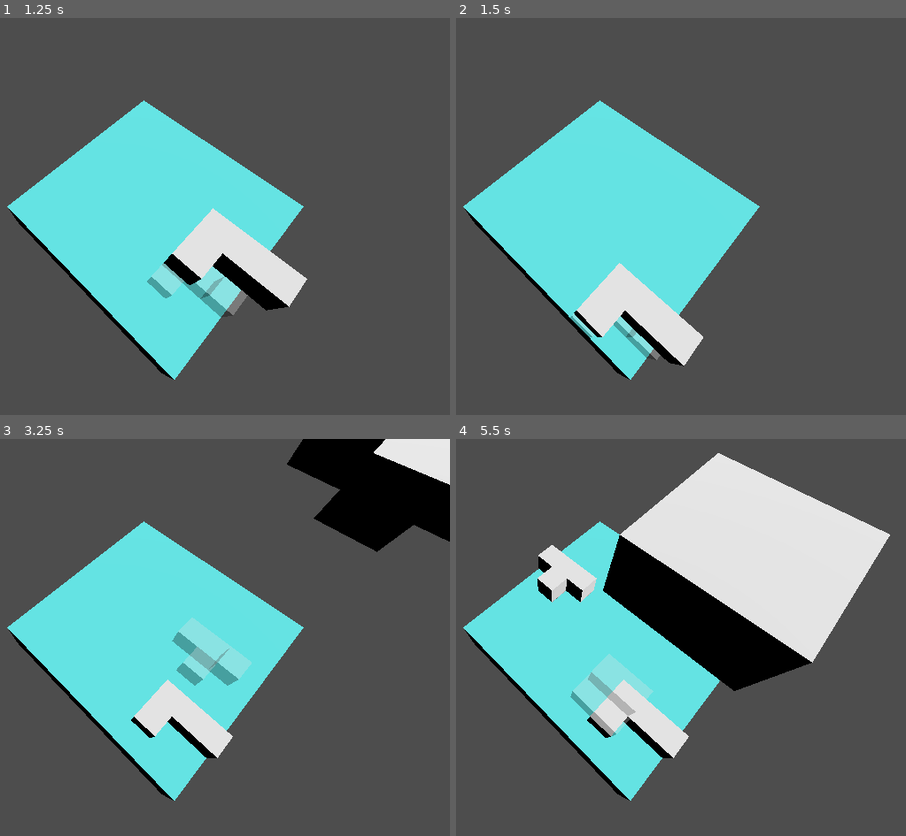
Above: before the commit, frames 1-4 (two rows, left to right).
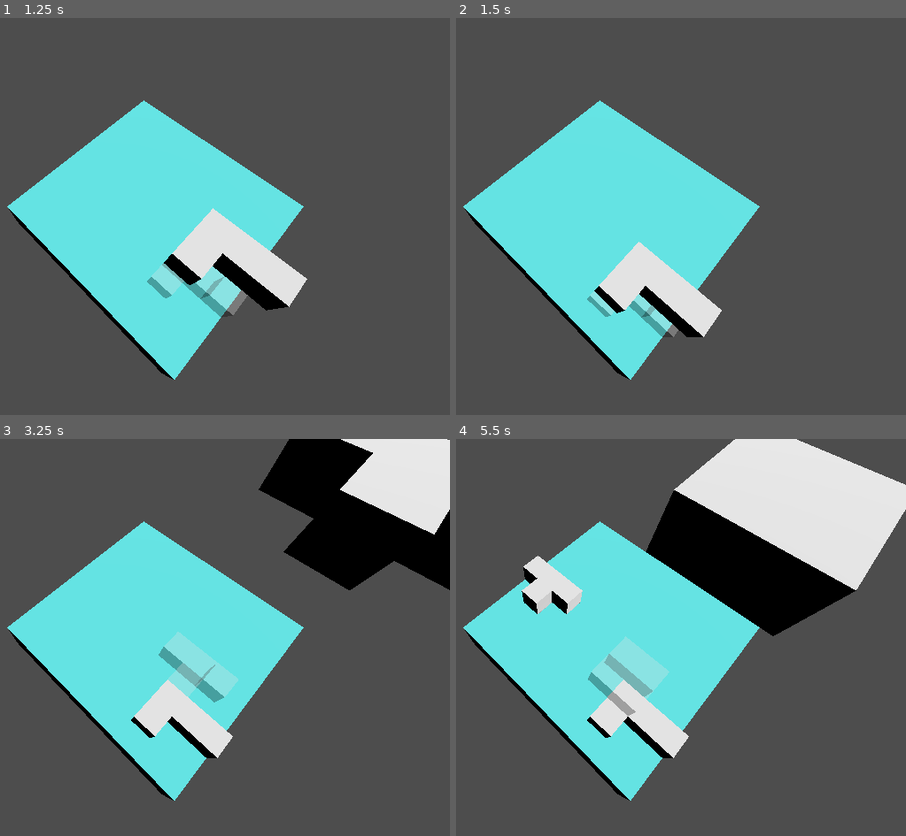
Above: after the commit, the same moments.

Repository: tuvshinerdene1/GameDevCourse2025
Game: Godot game, scene res://main.tscn
Two runs of this game, one before a commit and one after it. Both use one fixed random seed, a clock stepped at 60 frames per second and the inputs below.
Inputs:
- Up to frame 1 (1.25 s): tap Enter at 0.5 s; hold Right (move_right) from 0.53 s (still down); hold Space (boost) from 0.53 s (still down)
- Up to frame 2 (1.5 s): release Right (move_right) at 1.28 s; release Space (boost) at 1.28 s; hold Down (move_down) from 1.28 s (still down); tap Space (boost) at 1.35 s
- Up to frame 3 (3.25 s): tap Space (boost) at 2, 2.85 s; release Down (move_down) at 2.03 s; hold Right (move_right) 2.03-2.78 s; hold Space (boost) 2.03-2.78 s; hold Up (move_up) from 2.78 s (still down)
- Up to frame 4 (5.5 s): release Up (move_up) at 3.53 s; hold Space (boost) 3.53-4.28 s; hold Left (move_left) 3.53-5.03 s; tap Space (boost) at 4.35 s; hold Down (move_down) from 5.03 s (still down); hold Space (boost) from 5.03 s (still down)

Frame 1 is identical in both runs. In frame 2, 4.9% of the frame differs, in the area x 25-60%, y 56-88%; in frame 3, 10%; in frame 4, 24%, in the area x 14-100%, y 0-75%.

Commit message:
needs rotation

Diff:
--- a/3d-tetris/main.tscn
+++ b/3d-tetris/main.tscn
@@ -15,7 +15,6 @@
 [node name="Main" type="Node"]
 script = ExtResource("1_ig7tw")
 speed = 1.6
-move_interval_hor = 0.15
 boost_multiplier = 4.0
 
 [node name="ground" type="StaticBody3D" parent="."]
